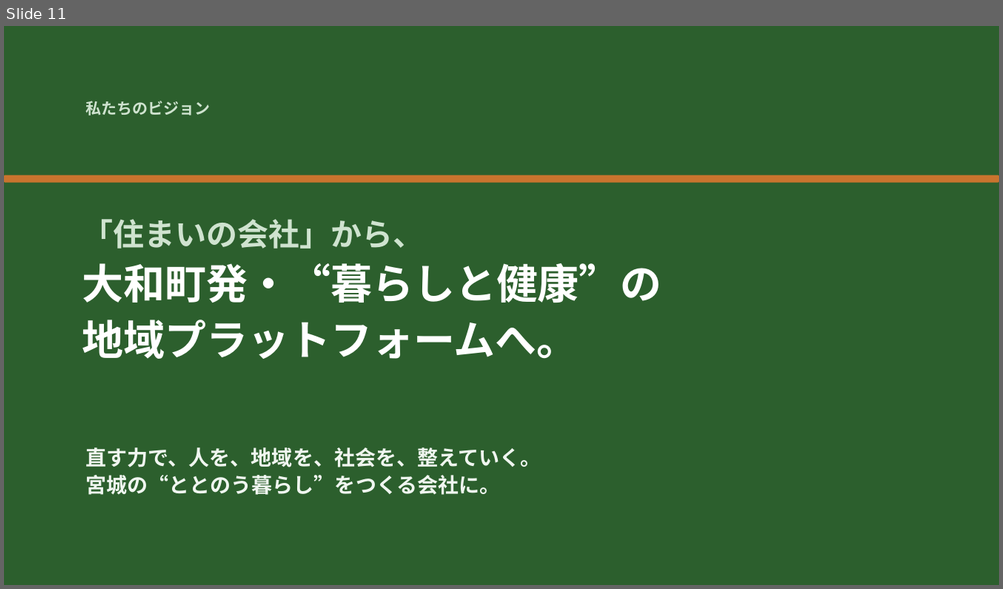
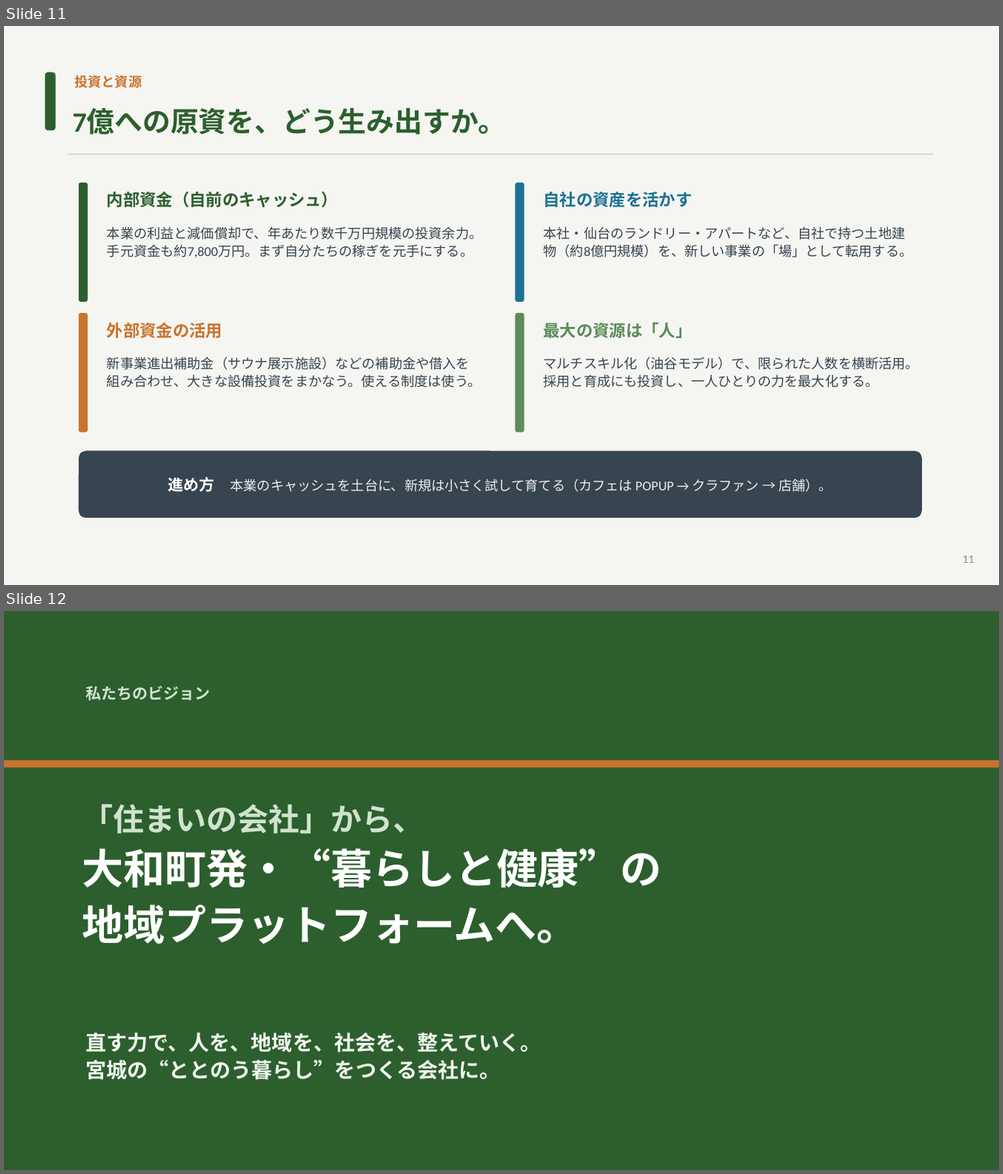
Before and after one commit to hiroaki-hab/test-repo-my-first-codex-smart-support-dev, a slide deck: 光和工業_ビジョン資料.pptx. Shown one above the other, each under a label of ours: slide 11 before the commit, slides 11 and 12 after it. The pictures are 1003x589 and 1003x1174 pixels, drawn with LibreOffice and Linux fonts; fonts in the diff are those of the drawing. Boxes give left, top, right and bottom in pixels: in the first picture for what was removed or moved away, otherwise in the second. Text is boxed around its words. In the diff, an @@ line names an element or a change of style, - is before the commit and + after.

```diff
--- a/光和工業_ビジョン資料.pptx
+++ b/光和工業_ビジョン資料.pptx
@@ slide 11 added at [4,26,999,585], background #F5F5F2 @@
@@ rounded rectangle added at [45,73,56,130], fill #2C5F2D @@
@@ text added at [75,75,142,88], 13 pt, text #C9742E, bold @@
+投資と資源
@@ text added at [73,108,506,135], 27 pt, text #2C5F2D, bold @@
+7億への原資を、どう生み出すか。
@@ line added from (68, 154) to (933, 154), #D8D8D2 1.5 pt @@
@@ rounded rectangle added at [79,183,88,302], fill #2C5F2D @@
@@ text added at [107,192,338,207], 16 pt, text #2C5F2D, bold @@
+内部資金（自前のキャッシュ）
@@ rounded rectangle added at [515,183,524,302], fill #1C7293 @@
@@ text added at [543,192,692,207], 16 pt, text #1C7293, bold @@
+自社の資産を活かす
@@ text added at [107,227,483,258], 13 pt, text #36454F @@
+本業の利益と減価償却で、年あたり数千万円規模の投資余力。手元資金も約7,800万円。まず自分たちの稼ぎを元手にする。
@@ text added at [543,227,913,258], 13 pt, text #36454F @@
+本社・仙台のランドリー・アパートなど、自社で持つ土地建物（約8億円規模）を、新しい事業の「場」として転用する。
@@ rounded rectangle added at [79,313,88,432], fill #C9742E @@
@@ rounded rectangle added at [515,313,524,432], fill #5B8C5A @@
@@ text added at [107,323,222,338], 16 pt, text #C9742E, bold @@
+外部資金の活用
@@ text added at [543,323,692,338], 16 pt, text #5B8C5A, bold @@
+最大の資源は「人」
@@ text added at [107,357,481,388], 13 pt, text #36454F @@
+新事業進出補助金（サウナ展示施設）などの補助金や借入を組み合わせ、大きな設備投資をまかなう。使える制度は使う。
@@ text added at [543,357,919,388], 13 pt, text #36454F @@
+マルチスキル化（油谷モデル）で、限られた人数を横断活用。採用と育成にも投資し、一人ひとりの力を最大化する。
@@ rounded rectangle added at [79,452,922,518], fill #36454F, 13 pt, text #EDEDEF @@
+進め方 本業のキャッシュを土台に、新規は小さく試して育てる（カフェは POPUP → クラファン → 店舗）。
@@ text added at [962,556,974,563], 11 pt, text #8A8A8A @@
+11
@@ what was slide 11 is now slide 12 @@
```
Also in this commit, not shown: 5 slides changed, 13 other files.
